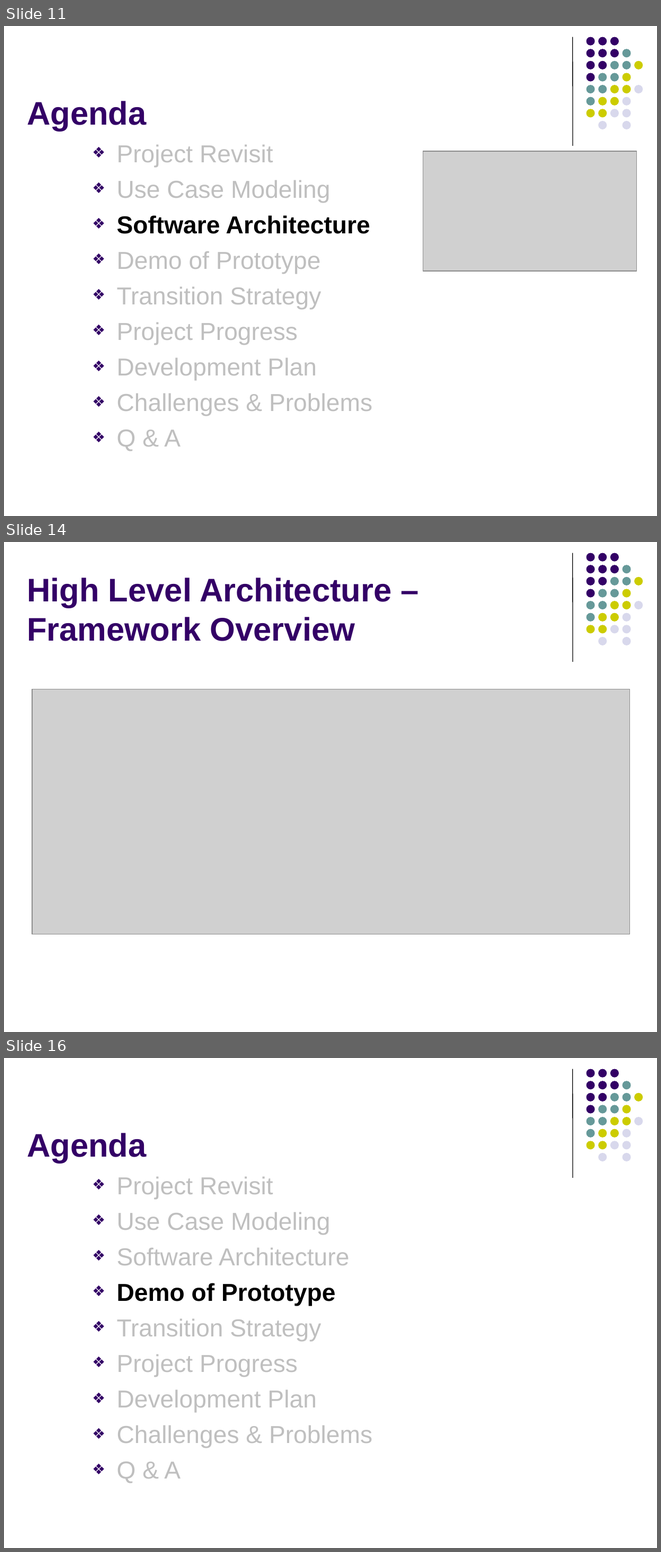
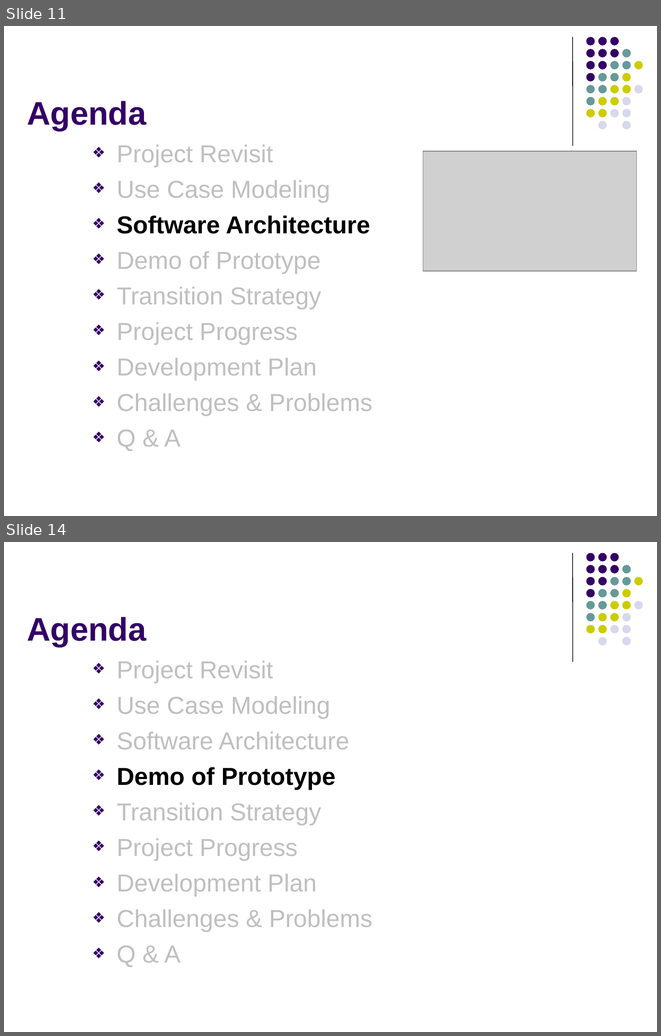
Before and after one commit to imireasa/mtech-se18-t08s, a slide deck: docs/W-9 Working Document/W-9.3 Presentation Slides/Phase 2/vms_presentation_2_v0.1.pptx. Shown one above the other, each under a label of ours: slides 11, 14 and 16 before the commit, slides 11 and 14 after it; the slides between them are not shown. The pictures are 661x1552 and 661x1036 pixels, drawn with LibreOffice and Linux fonts; fonts in the diff are those of the drawing; grey boxes stand for pictures. Boxes give left, top, right and bottom in pixels: in the first picture for what was removed or moved away, otherwise in the second. Text is boxed around its words. In the diff, an @@ line names an element or a change of style, - is before the commit and + after.

```diff
--- a/docs/W-9 Working Document/W-9.3 Presentation Slides/Phase 2/vms_presentation_2_v0.1.pptx
+++ b/docs/W-9 Working Document/W-9.3 Presentation Slides/Phase 2/vms_presentation_2_v0.1.pptx
@@ slide 14 removed at box(4, 542, 657, 1032), background #FFFFFF; not listed: 32 template elements that a slide beside it also shows @@
@@ title removed at box(27, 578, 392, 641) @@
-High Level Architecture – Framework Overview
@@ picture removed at box(32, 689, 629, 934) @@
@@ what was slide 16 is now slide 14 @@
```
Also in this commit, not shown: 9 slides changed, 1 slide added, 7 other slides removed, 2 other files.
